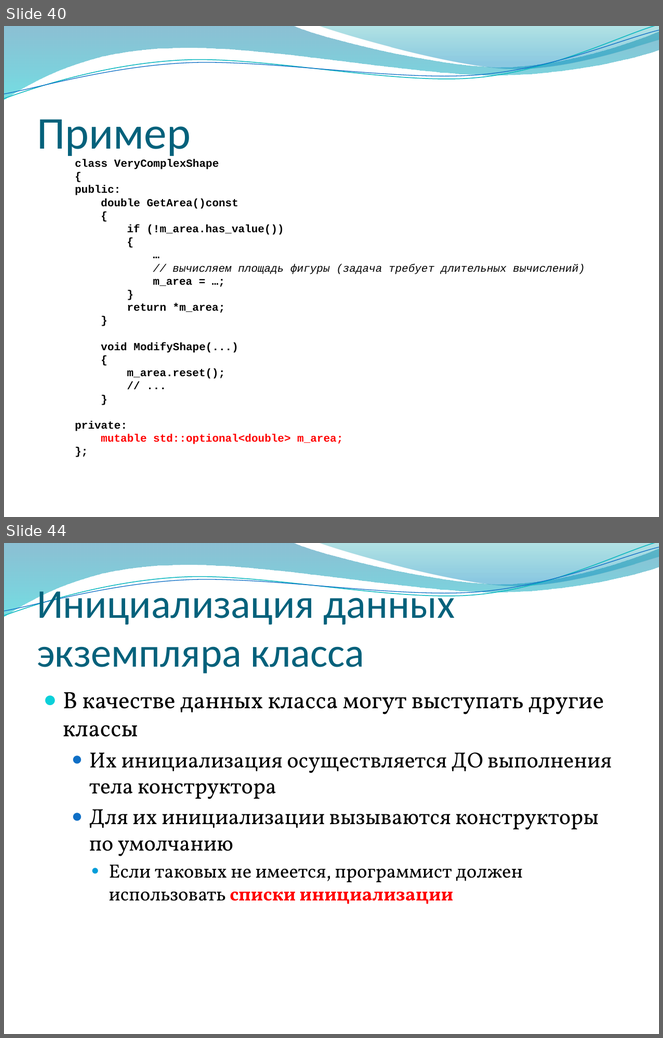
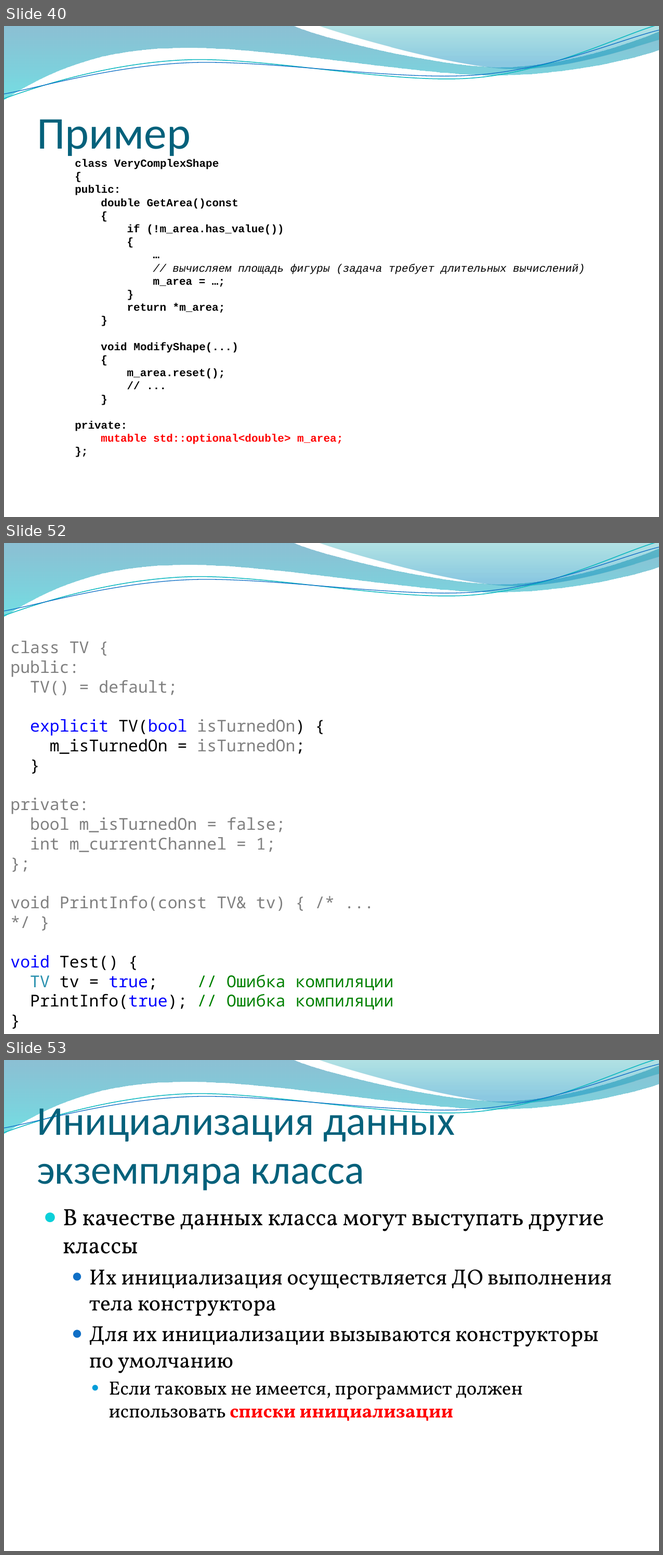
Before and after one commit to alexey-malov/oop, a slide deck: lectures/02/Основы ООП.pptx. Shown one above the other, each under a label of ours: slides 40 and 44 before the commit, slides 40, 52 and 53 after it; the slides between them are not shown. The pictures are 663x1038 and 663x1555 pixels, drawn with LibreOffice and Linux fonts; fonts in the diff are those of the drawing; background and template pictures are left out. Boxes give left, top, right and bottom in pixels: in the first picture for what was removed or moved away, otherwise in the second. Text is boxed around its words. In the diff, an @@ line names an element or a change of style, - is before the commit and + after.

```diff
--- a/lectures/02/Основы ООП.pptx
+++ b/lectures/02/Основы ООП.pptx
@@ slide 52 added at <box>4,543,659,1034</box>, background picture (left out); not listed: 4 template elements that a slide beside it also shows @@
@@ text added at <box>10,641,393,1010</box>, 18 pt, text #808080 @@
+class TV {
+public:
+TV() = default;
+explicit TV(bool isTurnedOn) {
+m_isTurnedOn = isTurnedOn;
+}
+private:
+bool m_isTurnedOn = false;
+int m_currentChannel = 1;
+};
+void PrintInfo(const TV& tv) { /* ... */ }
+void Test() {
+TV tv = true; // Ошибка компиляции
+PrintInfo(true); // Ошибка компиляции
+}
@@ what was slide 44 is now slide 53 @@
```
Also in this commit, not shown: 4 slides changed, 8 other slides added.
